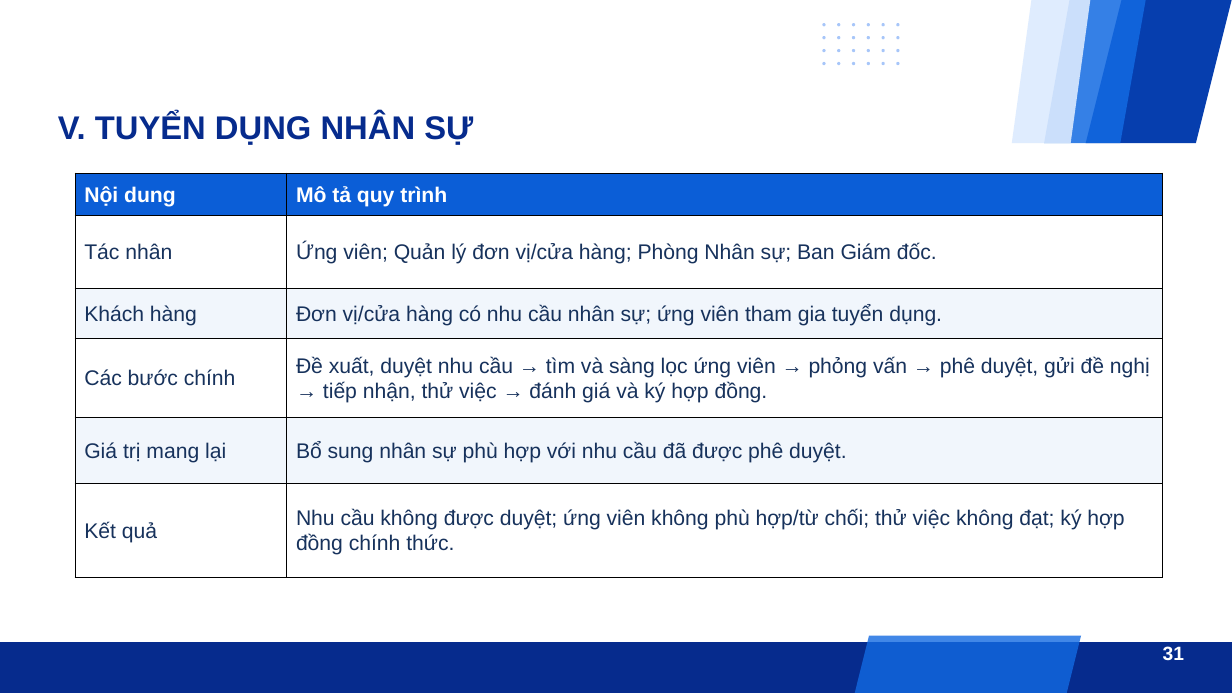
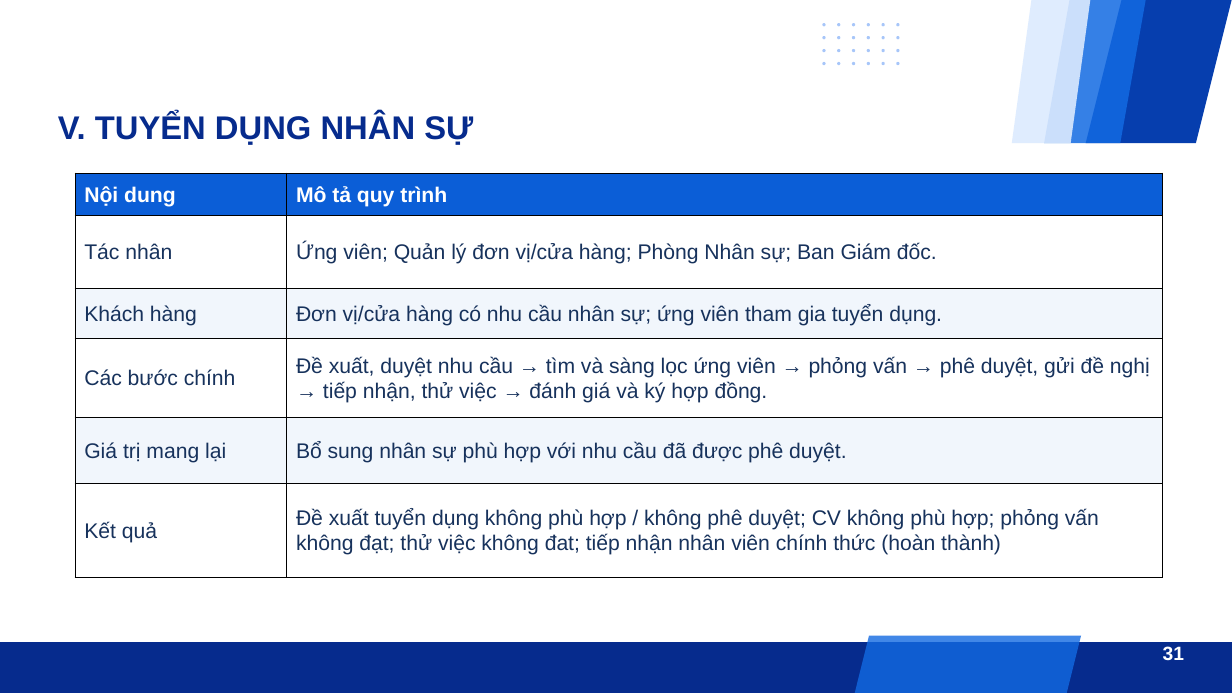
Before and after one commit to PhatOmachi/IE203.F34.LT.CNTT, a slide deck: slide 31 of NHOM8_TIM_HIEU_HE_THONG_QUY_TRINH_NGHIEP_VU_FPT.pptx. Drawn at 1232x693 pixels with LibreOffice and Linux fonts; fonts in the diff are those of the drawing. Boxes give left, top, right and bottom in pixels: in the first picture for what was removed or moved away, otherwise in the second. Text is boxed around its words. In the diff, an @@ line names an element or a change of style, - is before the commit and + after.

```diff
--- a/NHOM8_TIM_HIEU_HE_THONG_QUY_TRINH_NGHIEP_VU_FPT.pptx
+++ b/NHOM8_TIM_HIEU_HE_THONG_QUY_TRINH_NGHIEP_VU_FPT.pptx
@@ table at (75, 174, 1163, 579) @@
-row 6, column 2: Nhu cầu không được duyệt; ứng viên không phù hợp/từ chối; thử việc không đạt; ký hợp đồng chính thức.
+row 6, column 2: Đề xuất tuyển dụng không phù hợp / không phê duyệt; CV không phù hợp; phỏng vấn không đạt; thử việc không đat; tiếp nhận nhân viên chính thức (hoàn thành)
```
Also in this commit, not shown: 6 other slides changed, 1 other file.
